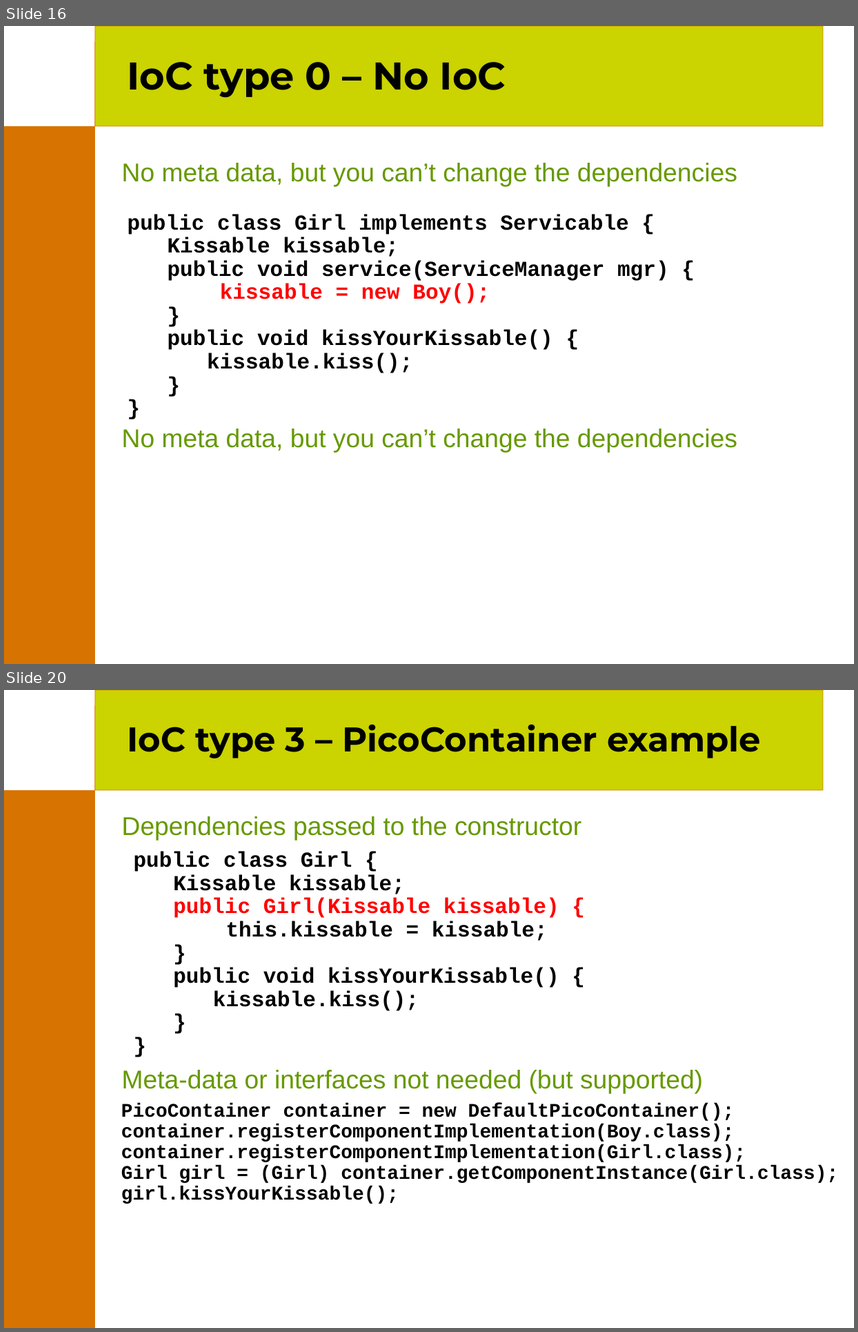
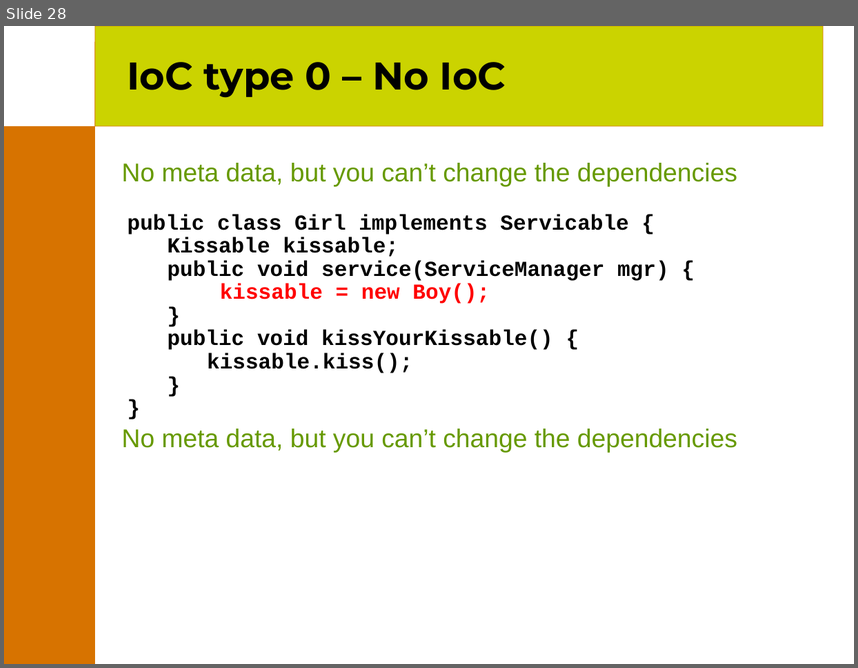
Before and after one commit to joehni/PicoContainer1-CVS, a slide deck: site/presentations/PicoContainer.ppt. Shown one above the other, each under a label of ours: slides 16 and 20 before the commit, slide 28 after it; the slides between them are not shown. The pictures are 858x1332 and 858x668 pixels, drawn with LibreOffice and Linux fonts; fonts in the diff are those of the drawing; background and template pictures are left out. Boxes give left, top, right and bottom in pixels: in the first picture for what was removed or moved away, otherwise in the second. Text is boxed around its words. In the diff, an @@ line names an element or a change of style, - is before the commit and + after.

```diff
--- a/site/presentations/PicoContainer.ppt
+++ b/site/presentations/PicoContainer.ppt
@@ slide 20 removed at (x1=4, y1=690, x2=854, y2=1328), background #FFFFFF; not listed: 3 template elements that a slide beside it also shows @@
@@ title removed at (x1=127, y1=724, x2=761, y2=758) @@
-IoC type 3 – PicoContainer example
@@ text removed at (x1=122, y1=816, x2=582, y2=840) @@
-Dependencies passed to the constructor
@@ text removed at (x1=134, y1=851, x2=559, y2=1011) @@
-public class Girl {
-Kissable kissable;
-public Girl(Kissable kissable) {
-this.kissable = kissable;
-}
-public void kissYourKissable() {
-kissable.kiss();
-}
-}
@@ text removed at (x1=122, y1=1069, x2=703, y2=1094) @@
-Meta-data or interfaces not needed (but supported)
@@ text removed at (x1=121, y1=1103, x2=838, y2=1203) @@
-PicoContainer container = new DefaultPicoContainer();
-container.registerComponentImplementation(Boy.class);
-container.registerComponentImplementation(Girl.class);
-Girl girl = (Girl) container.getComponentInstance(Girl.class);
-girl.kissYourKissable();
@@ what was slide 16 is now slide 28 @@
```
Also in this commit, not shown: 15 slides changed, 4 slides added, 6 other slides removed.
